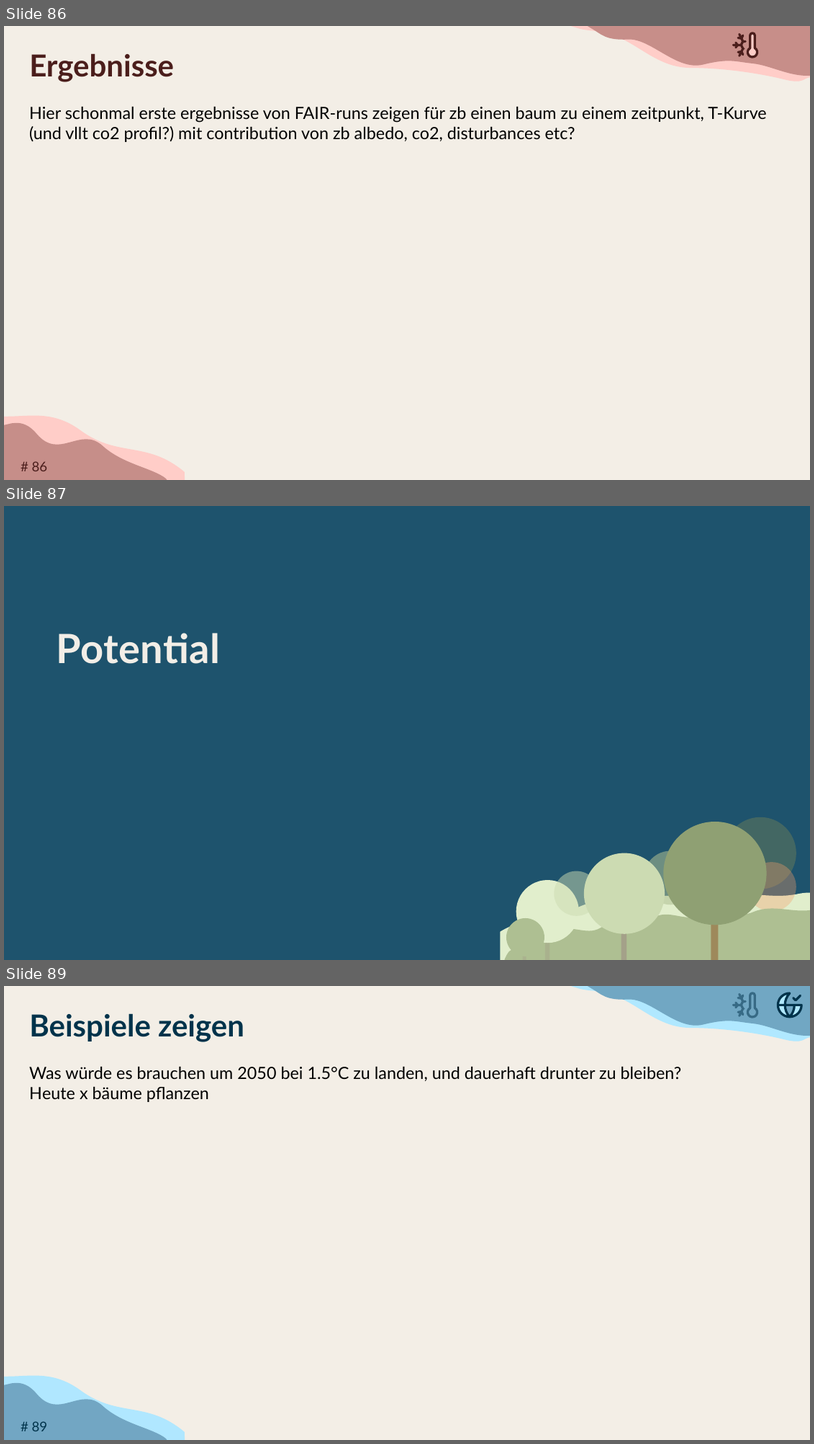
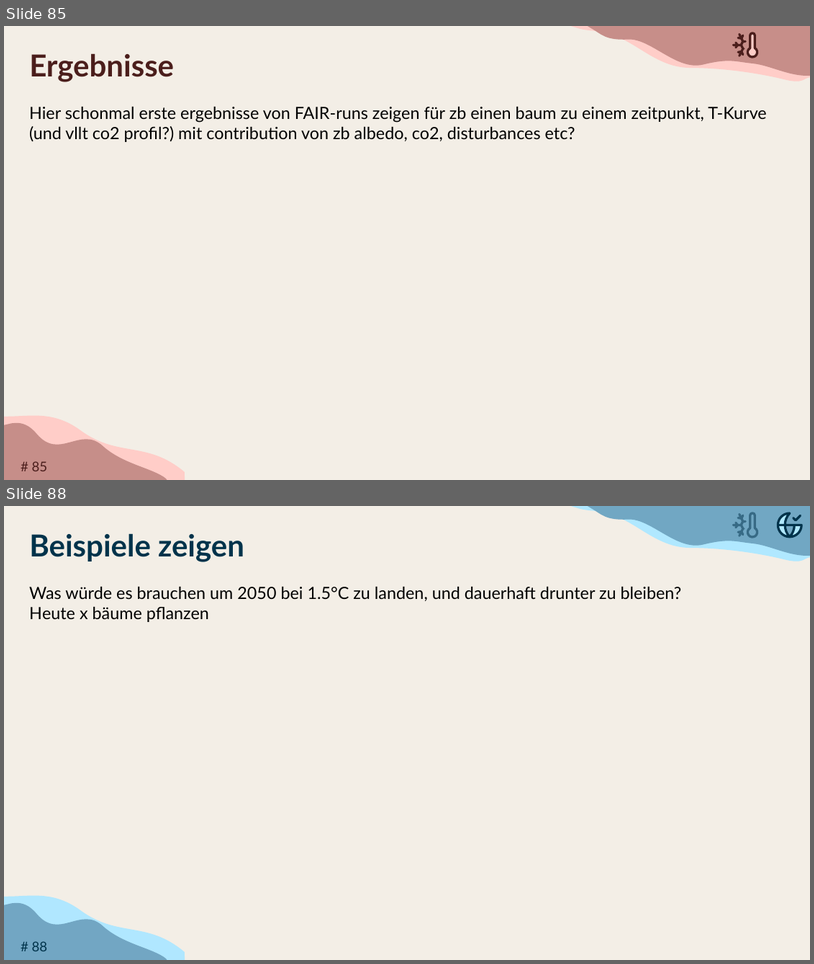
Before and after one commit to TimoDiepers/woodway, a slide deck: docs/slides/dissvortrag.pptx. Shown one above the other, each under a label of ours: slides 86, 87 and 89 before the commit, slides 85 and 88 after it; the slides between them are not shown. The pictures are 814x1444 and 814x964 pixels, drawn with LibreOffice and Linux fonts; fonts in the diff are those of the drawing; background and template pictures are left out. Boxes give left, top, right and bottom in pixels: in the first picture for what was removed or moved away, otherwise in the second. Text is boxed around its words. In the diff, an @@ line names an element or a change of style, - is before the commit and + after.

Commit message:
fix(slides): three acts, not four — results belong to the potential part
The overview slide promises Bäume, Klima, Potentiale. Splitting the last
act into separate "Ergebnisse" and "Potenzial" sections broke that promise
and implied a distinction the argument does not make: the single-tree
results are where the potential answer starts, not a separate topic.

One divider now covers the whole act, "Potenziale — erst ein Baum, dann die
Fläche und was davon übrig bleibt". Spelling normalised to Potenzial
throughout (the deck had both). Cross-references recomputed by title lookup
rather than by hand, so they survive the renumbering.

```diff
--- a/docs/slides/dissvortrag.pptx
+++ b/docs/slides/dissvortrag.pptx
@@ slide 87 removed at bbox=[4, 506, 810, 960], background #1E536D @@
@@ title removed at bbox=[56, 633, 220, 664] @@
-Potential
@@ ellipse removed at bbox=[664, 821, 767, 924] @@
@@ ellipse removed at bbox=[725, 817, 797, 889] @@
@@ ellipse removed at bbox=[644, 851, 698, 905] @@
@@ ellipse removed at bbox=[555, 871, 599, 916] @@
@@ ellipse removed at bbox=[584, 852, 665, 934] @@
@@ ellipse removed at bbox=[748, 862, 797, 911] @@
@@ freeform shape removed at bbox=[501, 893, 810, 960] @@
@@ ellipse removed at bbox=[517, 880, 579, 943] @@
@@ freeform shape removed at bbox=[505, 908, 810, 960] @@
@@ rounded rectangle removed at bbox=[712, 905, 719, 960] @@
@@ ellipse removed at bbox=[507, 918, 545, 956] @@
@@ rounded rectangle removed at bbox=[545, 932, 550, 960] @@
@@ rounded rectangle removed at bbox=[622, 918, 627, 960] @@
@@ rounded rectangle removed at bbox=[523, 944, 527, 960] @@
@@ what was slide 86 is now slide 85 @@
@@ page number at bbox=[32, 461, 48, 471]: text changed @@
-# 86
+# 85
@@ what was slide 89 is now slide 88 @@
@@ page number at bbox=[32, 941, 48, 951]: text changed @@
-# 89
+# 88
```
Also in this commit, not shown: 4 slides changed, 2 slides added, 2 other slides removed.
